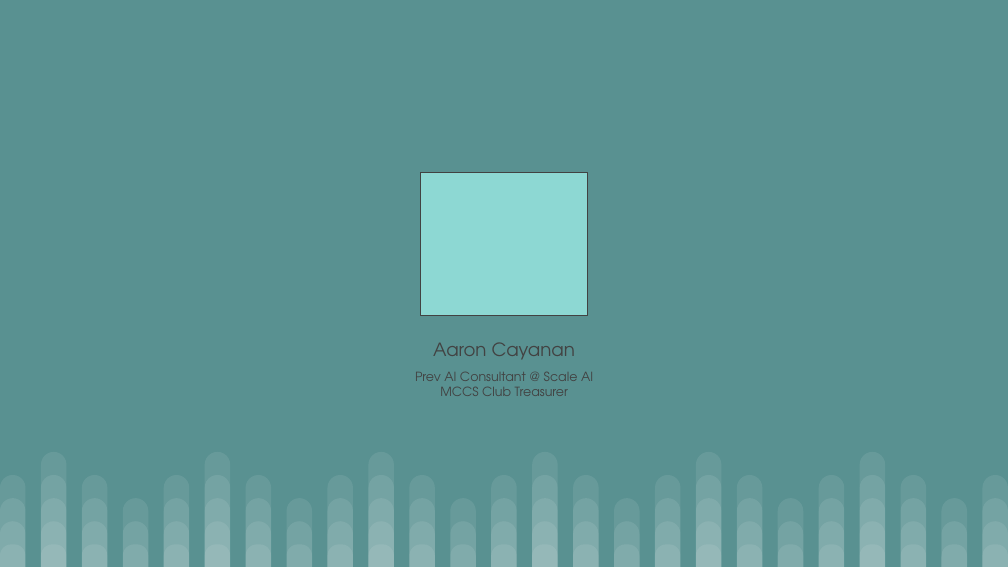
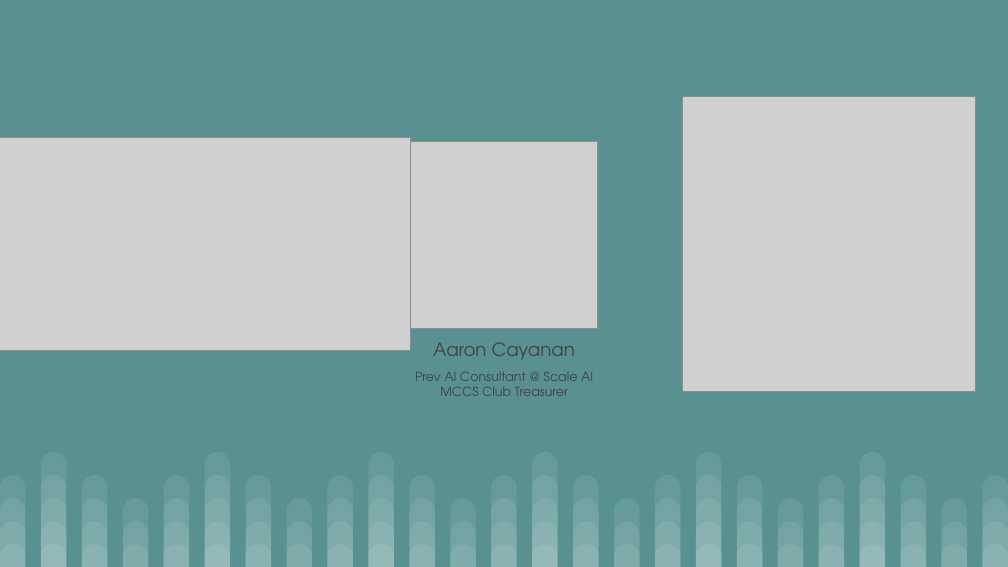
Before and after one commit to aacayanan/chatbot-workshop-mesacs, a slide deck: slide 2 of AI Chatbot Workshop.pptx. Drawn at 1008x567 pixels with LibreOffice and Linux fonts; fonts in the diff are those of the drawing; grey boxes stand for pictures. Boxes give left, top, right and bottom in pixels: in the first picture for what was removed or moved away, otherwise in the second. Text is boxed around its words. In the diff, an @@ line names an element or a change of style, - is before the commit and + after.

Commit message:
Update pptx

```diff
--- a/AI Chatbot Workshop.pptx
+++ b/AI Chatbot Workshop.pptx
@@ picture added at bbox=[682, 97, 976, 391] @@
@@ picture added at bbox=[0, 137, 411, 350] @@
@@ picture added at bbox=[410, 141, 597, 328] @@
@@ rectangle removed at bbox=[420, 172, 587, 316] @@
```
Also in this commit, not shown: 6 other slides changed, 4 slides added.
